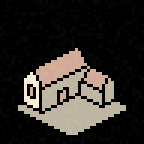
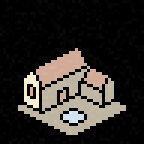
Layer changes from the first 144 x 144 image to the second:
added group "Layer Group" with 5 layers above "Directions" over [60, 108, 87, 126]
moved "Lines" into group "Layer Group", painted on it over [60, 108, 87, 126]
added layer "Yard #1" in group "Layer Group" over [63, 111, 84, 123]
moved "Walls copy" into group "Layer Group" over [69, 108, 78, 111]
moved "Walls" into group "Layer Group" over [69, 108, 78, 111]
moved "None" above "SE" over [60, 108, 87, 126]
